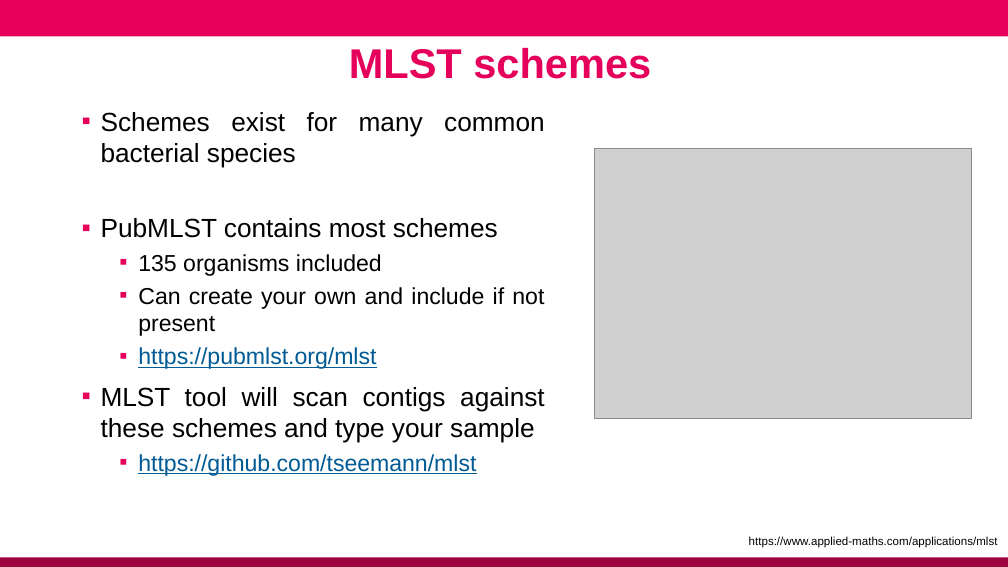
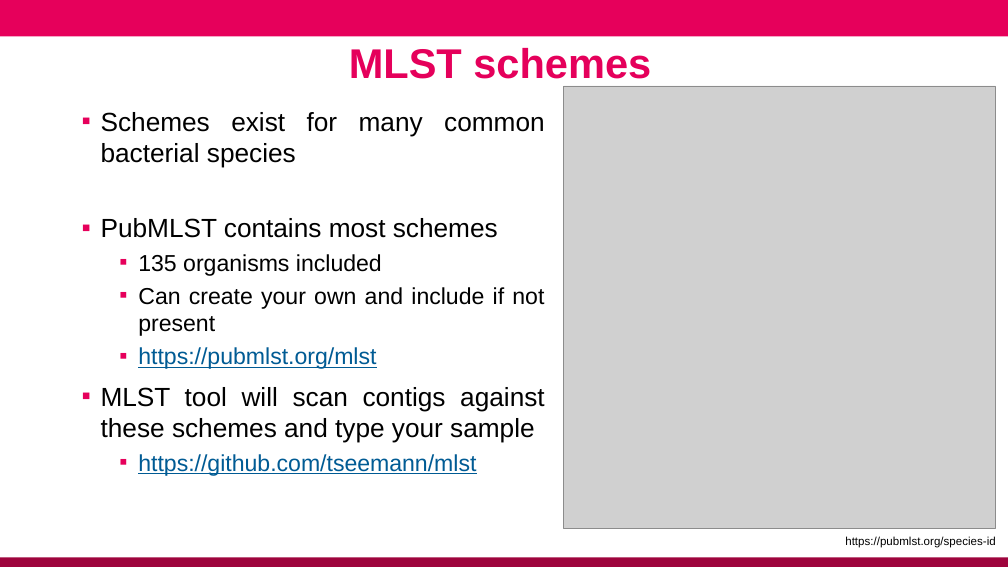
Before and after one commit to conmeehan/conmeehan.github.io, a slide deck: slide 9 of PathogenDataCourse/SlideSets/StrainTypingAndGenEpi.pptx. Drawn at 1008x567 pixels with LibreOffice and Linux fonts; fonts in the diff are those of the drawing; grey boxes stand for pictures; background and template pictures are left out. Boxes give left, top, right and bottom in pixels: in the first picture for what was removed or moved away, otherwise in the second. Text is boxed around its words. In the diff, an @@ line names an element or a change of style, - is before the commit and + after.

```diff
--- a/PathogenDataCourse/SlideSets/StrainTypingAndGenEpi.pptx
+++ b/PathogenDataCourse/SlideSets/StrainTypingAndGenEpi.pptx
@@ picture: place and size @@
-picture at [595, 149, 972, 419]
+picture at [564, 86, 996, 529]
@@ text at [845, 536, 995, 548]: text changed @@
-https://www.applied-maths.com/applications/mlst
+https://pubmlst.org/species-id
```
Also in this commit, not shown: 2 other slides changed, 6 other files.
